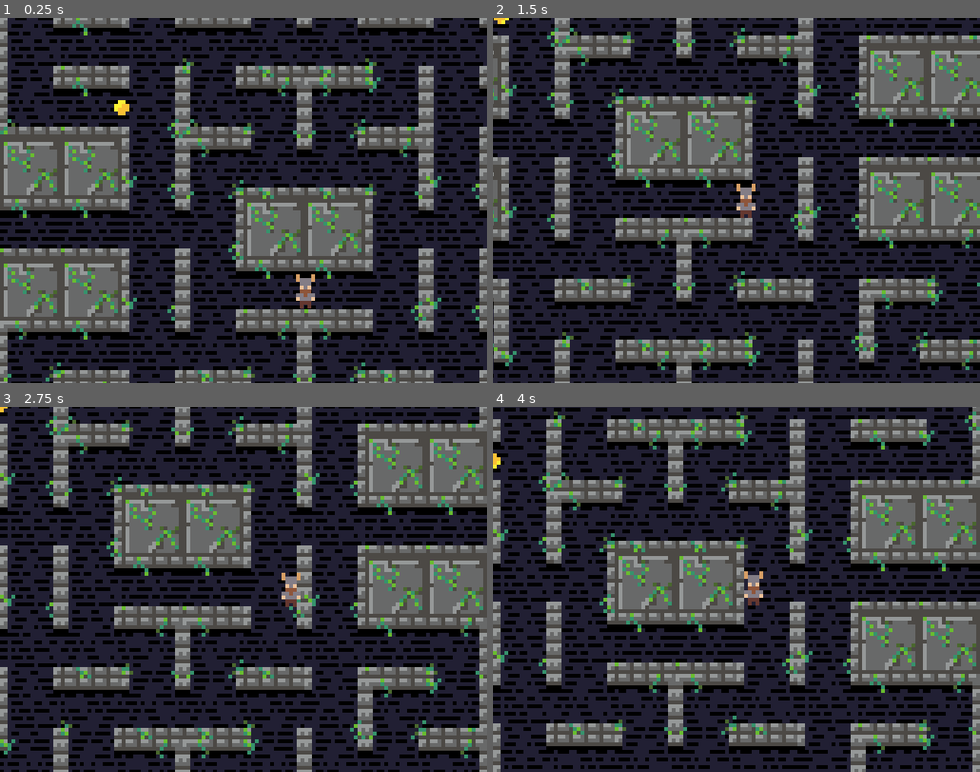
Above: before the commit, frames 1-4 (two rows, left to right).
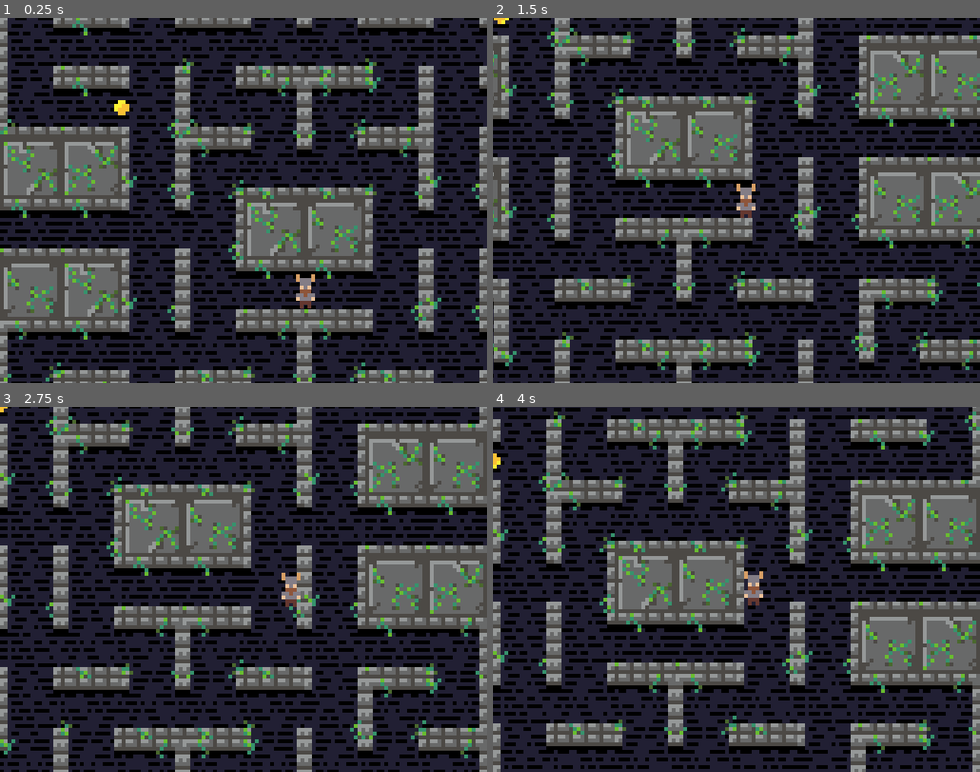
Above: after the commit, the same moments.

Repository: mattdibi/pac-viking
Game: Godot game, scene res://Main.tscn
Two runs of this game, one before a commit and one after it. Both use one fixed random seed, a clock stepped at 60 frames per second and the inputs below.
Inputs:
- Up to frame 1 (0.25 s): no input
- Up to frame 2 (1.5 s): hold Right (ui_right) 0.53-1.28 s; hold Down (ui_down) from 1.28 s (still down)
- Up to frame 3 (2.75 s): release Down (ui_down) at 2.03 s; hold Right (ui_right) from 2.03 s (still down)
- Up to frame 4 (4 s): release Right (ui_right) at 2.78 s; hold Up (ui_up) 2.78-3.53 s; hold Left (ui_left) from 3.53 s (still down)

The runs differ from the first frame. In frame 1, 1.9% of the frame differs, in the area x 0-75%, y 33-82%; in frame 2, 3.1%; in frame 3, 3.2%, in the area x 38-100%, y 8-57%; in frame 4, 3.2%.

Commit message:
More tile variety

Diff:
--- a/TileMap.tscn
+++ b/TileMap.tscn
@@ -55,6 +55,12 @@
 
 [sub_resource type="ConvexPolygonShape2D" id=18]
 points = PoolVector2Array( 16, 16, 14, 16, 14, 13, 16, 13 )
+
+[sub_resource type="ConvexPolygonShape2D" id=39]
+points = PoolVector2Array( 16, 16, 0, 16, 0, 0, 16, 0 )
+
+[sub_resource type="ConvexPolygonShape2D" id=40]
+points = PoolVector2Array( 16, 16, 0, 16, 0, 0, 16, 0 )
 
 [sub_resource type="ConvexPolygonShape2D" id=19]
 points = PoolVector2Array( 16, 2, 0, 2, 0, 0, 16, 0 )
@@ -546,11 +552,52 @@
 "shape_transform": Transform2D( 1, 0, 0, 1, 0, 0 )
 } ]
 14/z_index = 0
+15/name = "VikingTileset.png 15"
+15/texture = ExtResource( 1 )
+15/tex_offset = Vector2( 0, 0 )
+15/modulate = Color( 1, 1, 1, 1 )
+15/region = Rect2( 96, 16, 16, 16 )
+15/tile_mode = 0
+15/occluder_offset = Vector2( 0, 0 )
+15/navigation_offset = Vector2( 0, 0 )
+15/shape_offset = Vector2( 0, 0 )
+15/shape_transform = Transform2D( 1, 0, 0, 1, 0, 0 )
+15/shape = SubResource( 39 )
+15/shape_one_way = false
+15/shape_one_way_margin = 1.0
+15/shapes = [ {
+"autotile_coord": Vector2( 0, 0 ),
+"one_way": false,
+"one_way_margin": 1.0,
+"shape": SubResource( 39 ),
+"shape_transform": Transform2D( 1, 0, 0, 1, 0, 0 )
+} ]
+15/z_index = 0
+16/name = "VikingTileset.png 16"
+16/texture = ExtResource( 1 )
+16/tex_offset = Vector2( 0, 0 )
+16/modulate = Color( 1, 1, 1, 1 )
+16/region = Rect2( 112, 16, 16, 16 )
+16/tile_mode = 0
+16/occluder_offset = Vector2( 0, 0 )
+16/navigation_offset = Vector2( 0, 0 )
+16/shape_offset = Vector2( 0, 0 )
+16/shape_transform = Transform2D( 1, 0, 0, 1, 0, 0 )
+16/shape = SubResource( 40 )
+16/shape_one_way = false
+16/shape_one_way_margin = 1.0
+16/shapes = [ {
+"autotile_coord": Vector2( 0, 0 ),
+"one_way": false,
+"one_way_margin": 1.0,
+"shape": SubResource( 40 ),
+"shape_transform": Transform2D( 1, 0, 0, 1, 0, 0 )
+} ]
+16/z_index = 0
 
 [node name="TileMap" type="TileMap"]
 scale = Vector2( 10, 10 )
 tile_set = SubResource( 38 )
 cell_size = Vector2( 16, 16 )
-show_collision = true
 format = 1
-tile_data = PoolIntArray( 0, 1, 0, 1, 2, 0, 2, 8, 0, 3, 2, 0 …(316 unchanged characters)… 0, 131081, 11, 0, 196608, 5, 0, 196609, 5, 0, 196610, 4, 0, 196611, 1, 0, 196612, 7, 0, 196613, 7, 0, 196614, 3, 0, 196615, 4, 0, 196616, 5, 0, 196617, 5, 0, 262144, 2, 0, 262145, 2, 0, 262146, 14, 0, 262147, 13, 0, 262148, 5, 0, 262149, 5, 0, 262150, 12, 0, 262151, 14, 0, 262152, 2, 0, 262153, 2, 0, 327680, 5, 0, 327681, 5, 0, 327682, 4, 0, 327683, 12, 0, 327684, 2, 0, 327685, 2, 0, 327686, 13, 0, 327687, 4, 0, 327688, 5, 0, 327689, 5, 0, 393216, 1, 0, 393217, 2, 0, 393218 …(534 unchanged characters)…
+tile_data = PoolIntArray( 0, 1, 0, 1, 2, 0, 2, 8, 0, 3, 2, 0 …(316 unchanged characters)… 0, 131081, 11, 0, 196608, 5, 0, 196609, 15, 0, 196610, 4, 0, 196611, 1, 0, 196612, 7, 0, 196613, 7, 0, 196614, 3, 0, 196615, 4, 0, 196616, 15, 0, 196617, 16, 0, 262144, 2, 0, 262145, 2, 0, 262146, 14, 0, 262147, 13, 0, 262148, 5, 0, 262149, 16, 0, 262150, 12, 0, 262151, 14, 0, 262152, 2, 0, 262153, 2, 0, 327680, 16, 0, 327681, 5, 0, 327682, 4, 0, 327683, 12, 0, 327684, 2, 0, 327685, 2, 0, 327686, 13, 0, 327687, 4, 0, 327688, 16, 0, 327689, 15, 0, 393216, 1, 0, 393217, 2, 0, 393218 …(534 unchanged characters)…
Not shown: 1 places in TileMap.tscn that only renumber resources
Binary file changed: assets/art/map/VikingTileset.png
